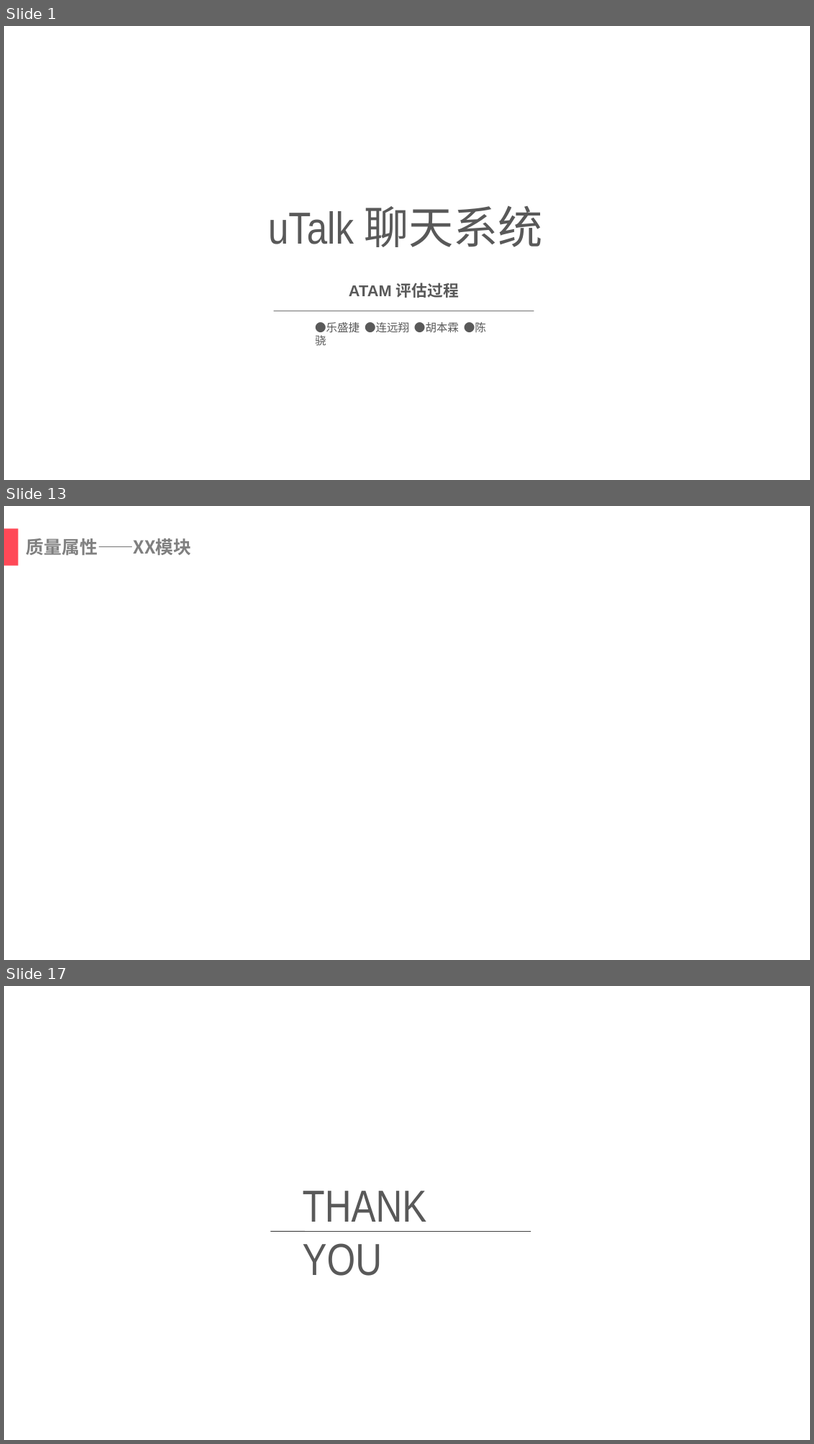
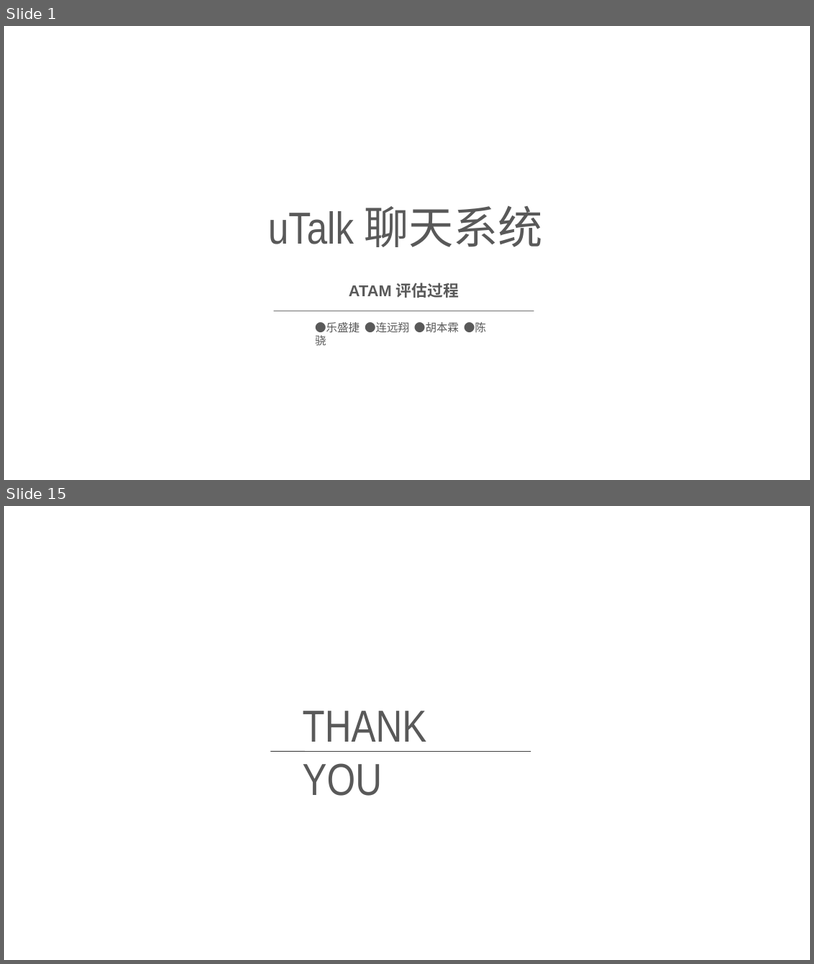
Before and after one commit to Almarduke/ArchitectureBigHomework, a slide deck: PPT/ATAM演示.pptx. Shown one above the other, each under a label of ours: slides 1, 13 and 17 before the commit, slides 1 and 15 after it; the slides between them are not shown. The pictures are 814x1444 and 814x964 pixels, drawn with LibreOffice and Linux fonts; fonts in the diff are those of the drawing; background and template pictures are left out. Boxes give left, top, right and bottom in pixels: in the first picture for what was removed or moved away, otherwise in the second. Text is boxed around its words. In the diff, an @@ line names an element or a change of style, - is before the commit and + after.

```diff
--- a/PPT/ATAM演示.pptx
+++ b/PPT/ATAM演示.pptx
@@ slide 13 removed at bbox=[4, 506, 810, 960], background #FFFFFF @@
@@ rectangle removed at bbox=[4, 528, 18, 566] @@
@@ text removed at bbox=[26, 538, 192, 555] @@
-质量属性——XX模块
@@ what was slide 17 is now slide 15 @@
```
Also in this commit, not shown: 5 slides changed, 8 slides added, 26 other slides removed, 1 other file.
